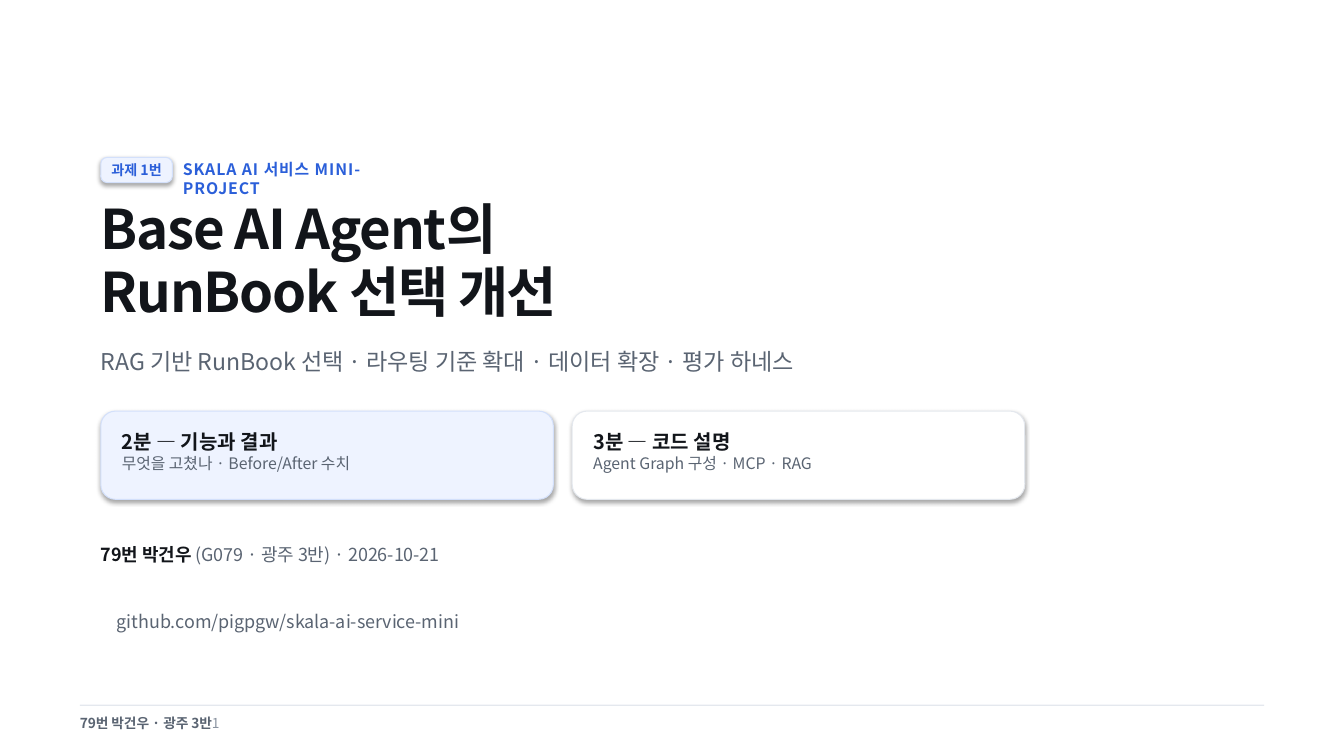
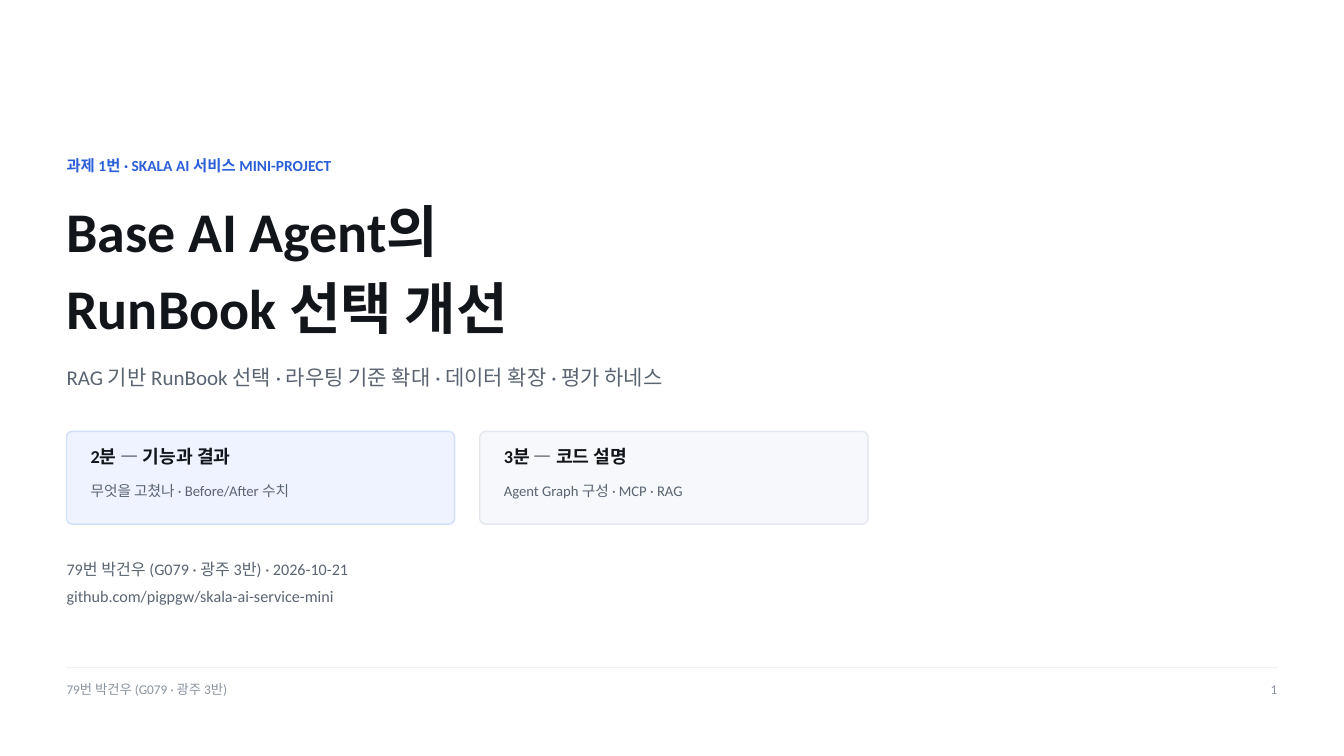
Before and after one commit to pigpgw/skala-ai-service-mini, a slide deck: slide 1 of doc/reports/presentation.pptx. Drawn at 1344x756 pixels with LibreOffice and Linux fonts; fonts in the diff are those of the drawing. Boxes give left, top, right and bottom in pixels: in the first picture for what was removed or moved away, otherwise in the second. Text is boxed around its words. In the diff, an @@ line names an element or a change of style, - is before the commit and + after.

Commit message:
fix(deck): PPTX를 네이티브 생성으로 교체 + 보고서 이미지 겹침 수정
PPT가 PowerPoint에서 깨져 보인 원인(실제 PowerPoint 렌더로 확인)을 잡았다.
- HTML→DOM 추출 방식(html2pptx 스킬)은 <pre> 코드블록을 통째로 버리고
  리스트 줄이 겹쳤다. → 슬라이드 정의(deck_content.py)에서 PPTX를 직접 그리도록 교체
- 슬라이드 정의를 한 곳에 모아 HTML 덱과 PPTX가 같은 내용을 쓰게 했다
  (doc/tools/{deck_content,build_deck,build_pptx_native}.py)

추가로 고친 것
- PPTX: 코드블록 복원·정렬(가운데 정렬)·카드 높이 자동 계산·푸터 침범 경고·이미지 높이 자동 조절
- 보고서: 이미지를 블록 요소로 바꿔 문단과 겹치던 문제 해결, 인라인 코드 줄높이 정리,
  본문 폭 확대, SSE 근거는 읽히는 크기의 크롭 이미지(06)로 교체
- doc/tools/render_pptx_check.sh — PPTX를 실제 PowerPoint로 열어 PNG로 검증(눈으로 확인하는 루프)
- doc/tools/build_sse_zoom.py — SSE 원본 → 발표용 근거 캡처 생성

검증: PowerPoint 렌더로 8장 전부 확인(코드·차트·캡처 정상) · PPTX 경계 초과 0 ·
HTML 덱 8/8 경계 내 · 보고서 11쪽 · 테스트 65개 · 수치 일치 15/15

```diff
--- a/doc/reports/presentation.pptx
+++ b/doc/reports/presentation.pptx
@@ text at [67, 158, 331, 173]: text changed; size 11.2 to 11 pt; font Noto Sans CJK KR to Calibri @@
-SKALA AI 서비스 MINI-PROJECT
+과제 1번 · SKALA AI 서비스 MINI-PROJECT
@@ rounded rectangle removed at [101, 157, 172, 182] @@
-과제 1번
@@ text at [67, 205, 508, 334]: text changed; size 39 to 40 pt; font Noto Sans CJK KR to Calibri @@
-Base AI Agent의
-RunBook 선택 개선
+Base AI Agent의
+RunBook 선택 개선
@@ text "RAG 기반 RunBook 선택 · ...": place and size @@
-text "RAG 기반 RunBook 선택 · ..." at [101, 350, 794, 372]
+text "RAG 기반 RunBook 선택 · ..." at [67, 367, 663, 387]
@@ text "RAG 기반 RunBook 선택 · ..." at [67, 367, 663, 387]: size 16.5 to 15 pt, font Noto Sans CJK KR to Calibri; line spacing 24.7pt to 1 @@
@@ rounded rectangle: place and size @@
-rounded rectangle at [101, 411, 554, 500]
+rounded rectangle at [67, 432, 455, 524]
@@ rounded rectangle at [67, 432, 455, 524]: outline #D3E0FB 0.75 pt to #D3E0FB 1 pt; shadow off; proportions changed @@
@@ text added at [91, 447, 230, 465], 13 pt, text #12151A, bold @@
+2분 — 기능과 결과
@@ text at [122, 432, 278, 451]: paragraph removed @@
-2분 — 기능과 결과
@@ rounded rectangle: place and size @@
-rounded rectangle at [573, 411, 1025, 500]
+rounded rectangle at [480, 432, 868, 524]
@@ rounded rectangle at [480, 432, 868, 524]: fill #FFFFFF to #F6F8FB; outline #E4E8EE 0.75 pt to #E4E8EE 1 pt; shadow off; proportions changed @@
@@ text added at [504, 447, 627, 465], 13 pt, text #12151A, bold @@
+3분 — 코드 설명
@@ text at [593, 432, 731, 451]: paragraph removed @@
-3분 — 코드 설명
@@ text "무엇을 고쳤나 · Before/After 수치": place and size @@
-text "무엇을 고쳤나 · Before/After 수치" at [122, 432, 350, 472]
+text "무엇을 고쳤나 · Before/After 수치" at [91, 484, 289, 497]
@@ text "무엇을 고쳤나 · Before/After 수치" at [91, 484, 289, 497]: size 11.2 to 10.5 pt, font Noto Sans CJK KR to Calibri @@
@@ text "Agent Graph 구성 · MCP ..." at [504, 484, 683, 499]: size 11.2 to 10.5 pt, font Noto Sans CJK KR to Calibri @@
@@ text "Agent Graph 구성 · MCP ...": place and size @@
-text "Agent Graph 구성 · MCP ..." at [593, 432, 812, 473]
+text "Agent Graph 구성 · MCP ..." at [504, 484, 683, 499]
@@ text at [67, 561, 348, 605]: text changed; size 12.7 to 11.5 pt; font Noto Sans CJK KR to Calibri @@
-79번 박건우 (G079 · 광주 3반) · 2026-10-21
-github.com/pigpgw/skala-ai-service-mini
+79번 박건우 (G079 · 광주 3반) · 2026-10-21
+github.com/pigpgw/skala-ai-service-mini
@@ text at [67, 683, 227, 696]: text changed; size 9.7 to 9.5 pt; font Noto Sans CJK KR to Calibri; text colour #5A6472 to #8A93A0; bold off @@
-79번 박건우 · 광주 3반1
+79번 박건우 (G079 · 광주 3반)
@@ rectangle: place and size @@
-rectangle at [80, 705, 1264, 706]
+rectangle at [67, 667, 1277, 668]
@@ text added at [1271, 685, 1278, 694], 9.5 pt, text #8A93A0 @@
+1
```
Also in this commit, not shown: 7 other slides changed, 12 other files.
